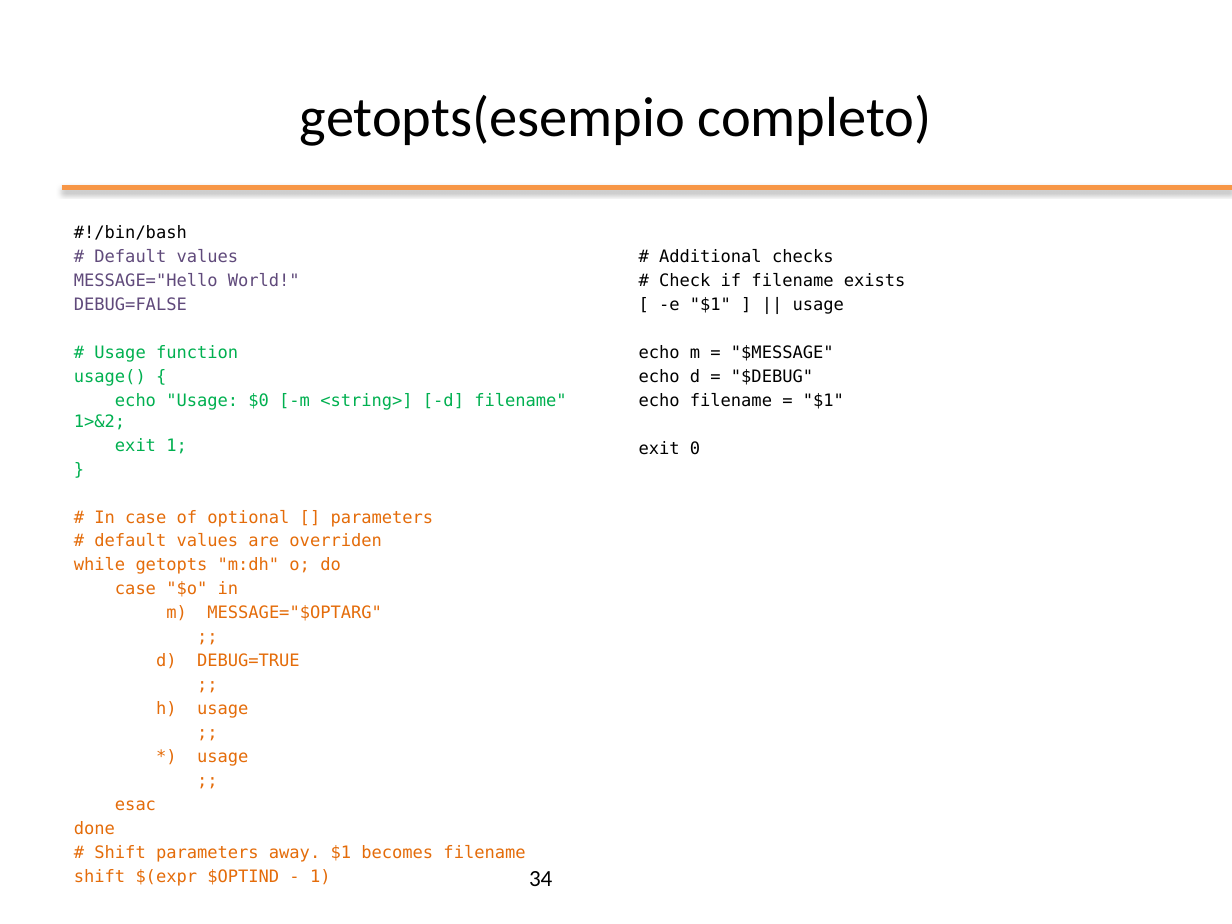
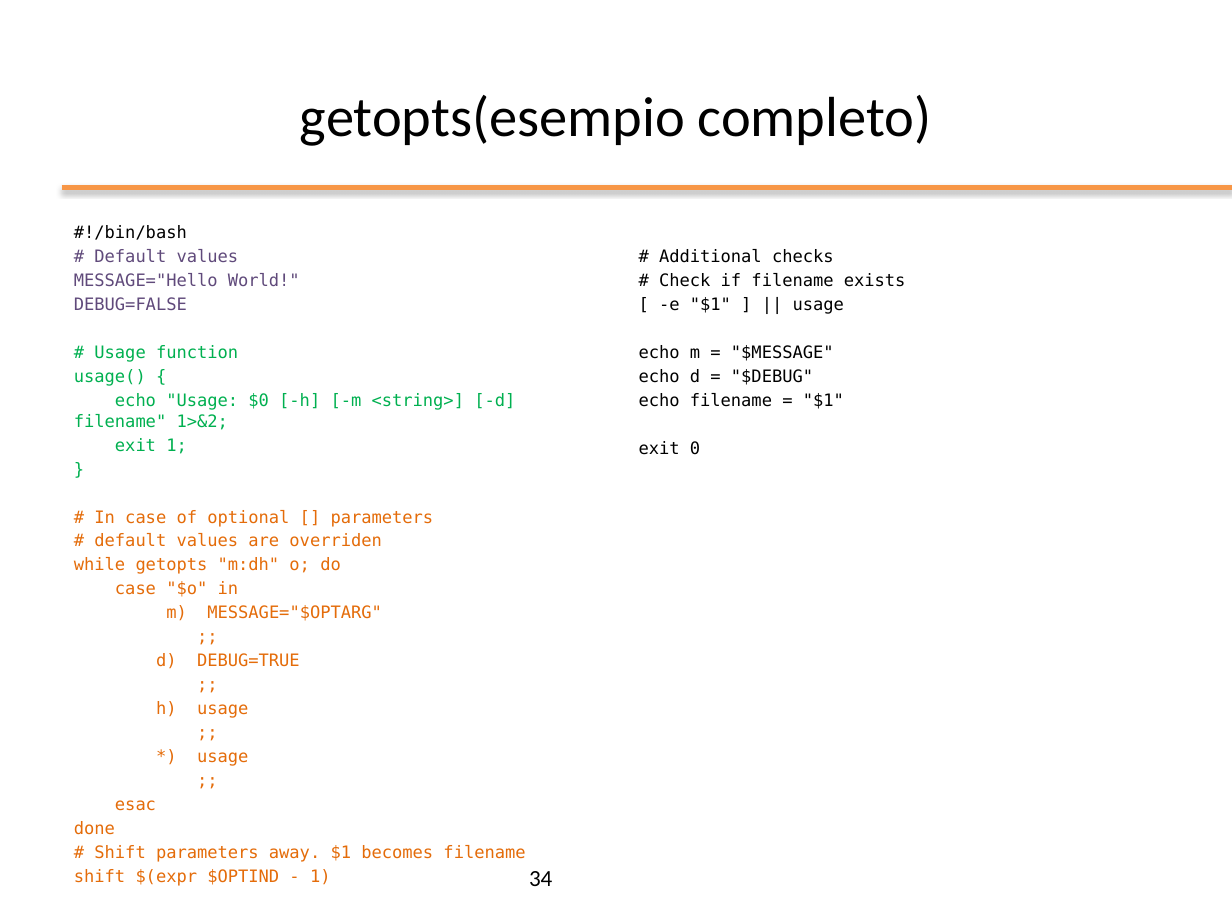
Before and after one commit to nbicocchi/operatingsystemsbsc, a slide deck: slide 34 of slides/ppt/03_Bash Scripting.pptx. Drawn at 1232x924 pixels with LibreOffice and Linux fonts; fonts in the diff are those of the drawing; background and template pictures are left out. Boxes give left, top, right and bottom in pixels: in the first picture for what was removed or moved away, otherwise in the second. Text is boxed around its words. In the diff, an @@ line names an element or a change of style, - is before the commit and + after.

```diff
--- a/slides/ppt/03_Bash Scripting.pptx
+++ b/slides/ppt/03_Bash Scripting.pptx
@@ text at box(74, 393, 515, 430): text changed @@
-echo "Usage: $0 [-m <string>] [-d] filename" 1>&2;
+echo "Usage: $0 [-h] [-m <string>] [-d] filename" 1>&2;
```
Also in this commit, not shown: 1 other slide changed, 2 other files.
